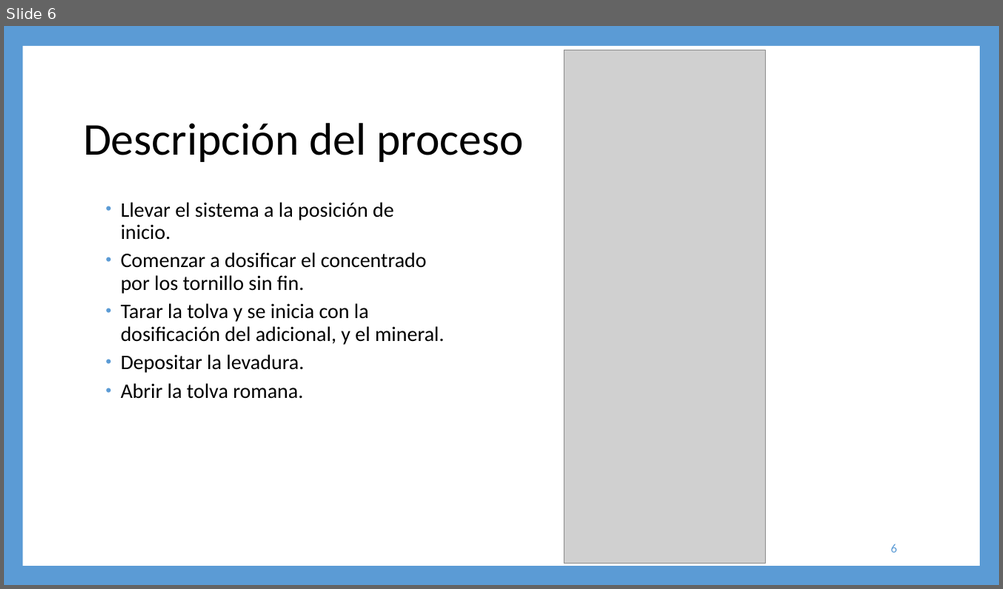
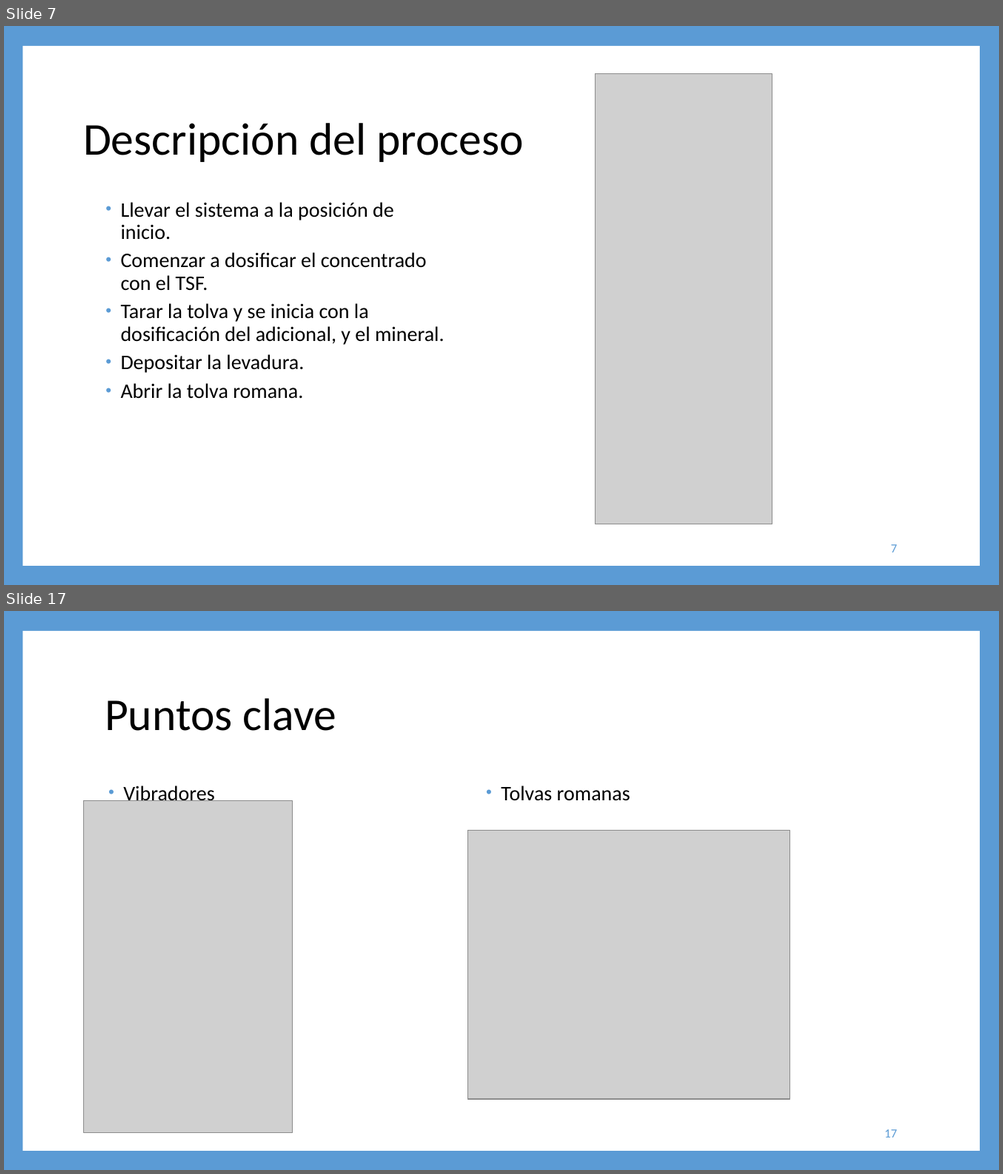
Before and after one commit to steveamena/Graduacion, a slide deck: Documentación/Entregables/Propuestas de solución.pptx. Shown one above the other, each under a label of ours: slide 6 before the commit, slides 7 and 17 after it; the slides between them are not shown. The pictures are 1003x589 and 1003x1174 pixels, drawn with LibreOffice and Linux fonts; fonts in the diff are those of the drawing; grey boxes stand for pictures. Boxes give left, top, right and bottom in pixels: in the first picture for what was removed or moved away, otherwise in the second. Text is boxed around its words. In the diff, an @@ line names an element or a change of style, - is before the commit and + after.

```diff
--- a/Documentación/Entregables/Propuestas de solución.pptx
+++ b/Documentación/Entregables/Propuestas de solución.pptx
@@ slide 17 added at (4, 611, 999, 1170), background #5B9BD5; not listed: 1 template element that a slide beside it also shows @@
@@ title added at (105, 698, 336, 731), 44 pt, text #000000 @@
+Puntos clave
@@ text added at (123, 786, 214, 805), 20 pt, text #000000 @@
+• Vibradores
@@ text added at (501, 786, 630, 801), 20 pt, text #000000 @@
+• Tolvas romanas
@@ picture added at (84, 801, 293, 1133) @@
@@ picture added at (468, 831, 791, 1099) @@
@@ page number added at (884, 1130, 896, 1138), 12 pt, text #5B9BD5 @@
+17
@@ what was slide 6 is now slide 7 @@
@@ slide 7 changed as well @@
@@ picture: place and size @@
-picture at (563, 50, 765, 564)
+picture at (595, 74, 771, 525)
@@ text at (121, 252, 427, 291): text changed @@
-  • Comenzar a dosificar el concentrado por los tornillo sin fin.
+  • Comenzar a dosificar el concentrado con el TSF.
@@ page number at (891, 545, 896, 553): text changed @@
-6
+7
```
Also in this commit, not shown: 6 other slides changed, 9 other slides added, 55 other files.
